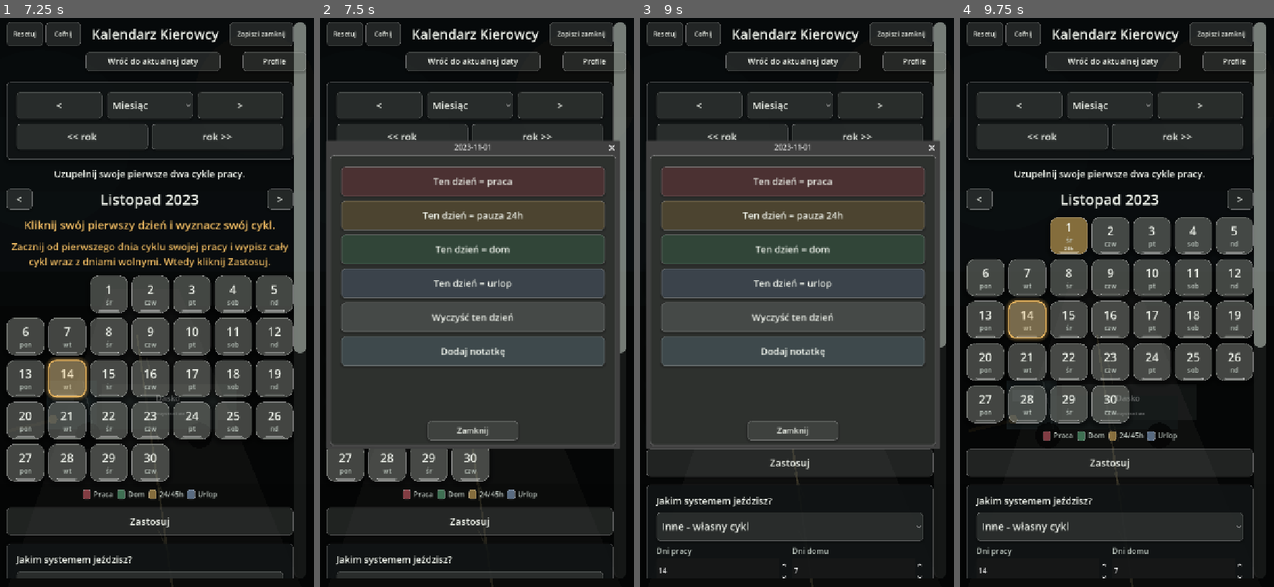
Above: before the commit, frames 1-4 (left to right).
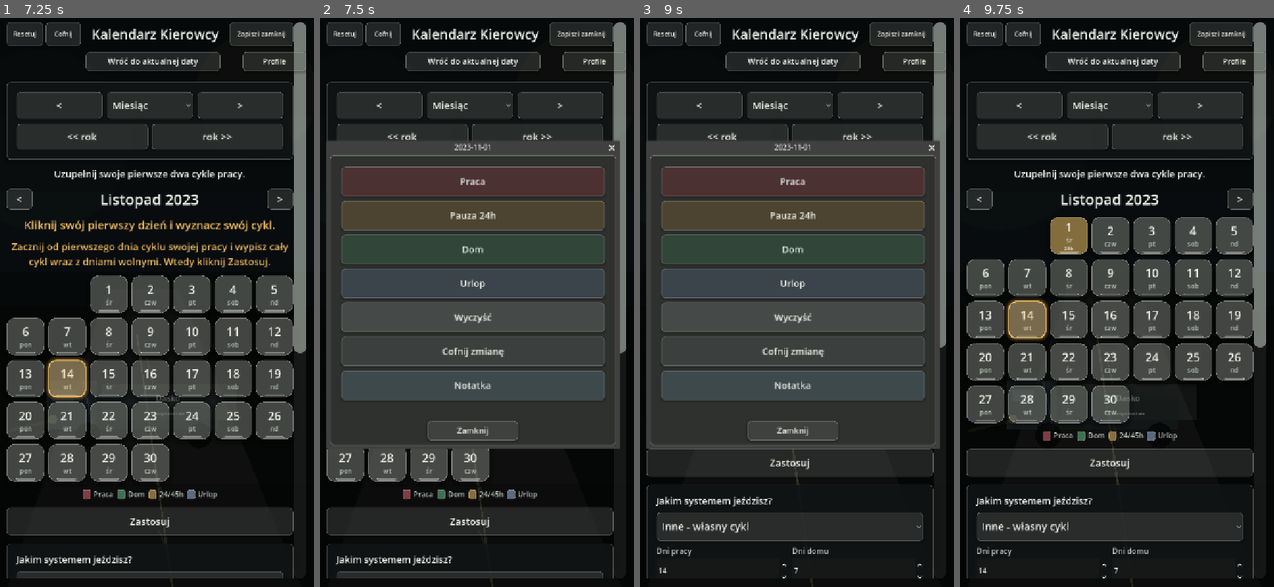
Above: after the commit, the same moments.

Repository: ElKlient/IDOL-Genesis
Game: Godot game, scene res://scenes/main.tscn
Same seed, same stepped clock (60 frames per second), same inputs: the game is played once before the commit and once after it.
Inputs (mouse positions are in pixels of both pictures, inside the frame that each line leads up to):
- Up to frame 1 (7.25 s): click "Zapisz i zamknij" at 0.5 s; click "Cofnij" at 1.25 s; click "<" at 2 s; click "Miesiąc" at 2.75 s; click ">" at 3.5 s; click "<< rok" at 4.25 s; click "rok >>" at 5 s; click "<" at 5.75 s; click ">" at 6.5 s
- Up to frame 2 (7.5 s): click (429, 296) at 7.27 s
- Up to frame 3 (9 s): click (793, 183) at 8 s, where only the run after the commit has a clickable "Praca"; click (749, 234) at 8.77 s
- Up to frame 4 (9.75 s): click (1113, 217) at 9.5 s, where only the run after the commit has a clickable "Pauza 24h"

Frame 1 is identical in both runs. In frame 2, 5.7% of the frame differs, in the area x 6-91%, y 27-68%; in frame 3, 5.7%; in frame 4, nothing differs.

Commit message:
Improve driver calendar day editing

Diff:
--- a/scripts/main.gd
+++ b/scripts/main.gd
@@ -799,27 +799,31 @@
 	box.add_theme_constant_override("separation", 10)
 	margin.add_child(box)
 
-	var set_work := _action_button("Ten dzień = praca", COLOR_WORK)
+	var set_work := _action_button("Praca", COLOR_WORK)
 	_connect_tap(set_work, Callable(self, "_set_selected_day_state").bind(ScheduleCalculator.DayState.WORK))
 	box.add_child(set_work)
 
-	var set_rest := _action_button("Ten dzień = pauza 24h", COLOR_REST)
+	var set_rest := _action_button("Pauza 24h", COLOR_REST)
 	_connect_tap(set_rest, Callable(self, "_set_selected_day_state").bind(ScheduleCalculator.DayState.REST))
 	box.add_child(set_rest)
 
-	var set_home := _action_button("Ten dzień = dom", COLOR_HOME)
+	var set_home := _action_button("Dom", COLOR_HOME)
 	_connect_tap(set_home, Callable(self, "_set_selected_day_state").bind(ScheduleCalculator.DayState.HOME))
 	box.add_child(set_home)
 
-	var set_vacation := _action_button("Ten dzień = urlop", COLOR_VACATION)
+	var set_vacation := _action_button("Urlop", COLOR_VACATION)
 	_connect_tap(set_vacation, Callable(self, "_set_selected_day_state").bind(ScheduleCalculator.DayState.VACATION))
 	box.add_child(set_vacation)
 
-	var clear_day := _action_button("Wyczyść ten dzień", Color(0.52, 0.55, 0.54, 0.86))
+	var clear_day := _action_button("Wyczyść", Color(0.52, 0.55, 0.54, 0.86))
 	_connect_tap(clear_day, Callable(self, "_set_selected_day_state").bind(ScheduleCalculator.DayState.NONE))
 	box.add_child(clear_day)
 
-	var note_button := _action_button("Dodaj notatkę", COLOR_NOTE)
+	var restore_day := _action_button("Cofnij zmianę", Color(0.40, 0.43, 0.42, 0.86))
+	_connect_tap(restore_day, Callable(self, "_clear_selected_day_override"))
+	box.add_child(restore_day)
+
+	var note_button := _action_button("Notatka", COLOR_NOTE)
 	_connect_tap(note_button, Callable(self, "_open_note_from_action_dialog"))
 	box.add_child(note_button)
 
@@ -1981,7 +1985,9 @@
 
 func _set_selected_day_state(state: int) -> void:
 	_capture_undo_state()
-	if _manual_cycle_setup_active():
+	if _single_day_edit_active():
+		_set_selected_day_override(state)
+	elif _manual_cycle_setup_active():
 		_stage_selected_day_state(state)
 	elif state == ScheduleCalculator.DayState.VACATION:
 		manual_overrides[selected_day_key] = state
@@ -2011,6 +2017,23 @@
 	_save_settings_to_disk()
 
 
+func _single_day_edit_active() -> bool:
+	return main_view_saved or calendar_only_mode
+
+
+func _set_selected_day_override(state: int) -> void:
+	manual_overrides[selected_day_key] = state
+	_rebuild_calendar()
+
+
+func _clear_selected_day_override() -> void:
+	_capture_undo_state()
+	manual_overrides.erase(selected_day_key)
+	_rebuild_calendar()
+	day_action_dialog.hide()
+	_save_settings_to_disk()
+
+
 func _manual_cycle_setup_active() -> bool:
 	return not main_view_saved and (schedule_option == null or schedule_option.selected == 0 or _is_custom_schedule())
 
